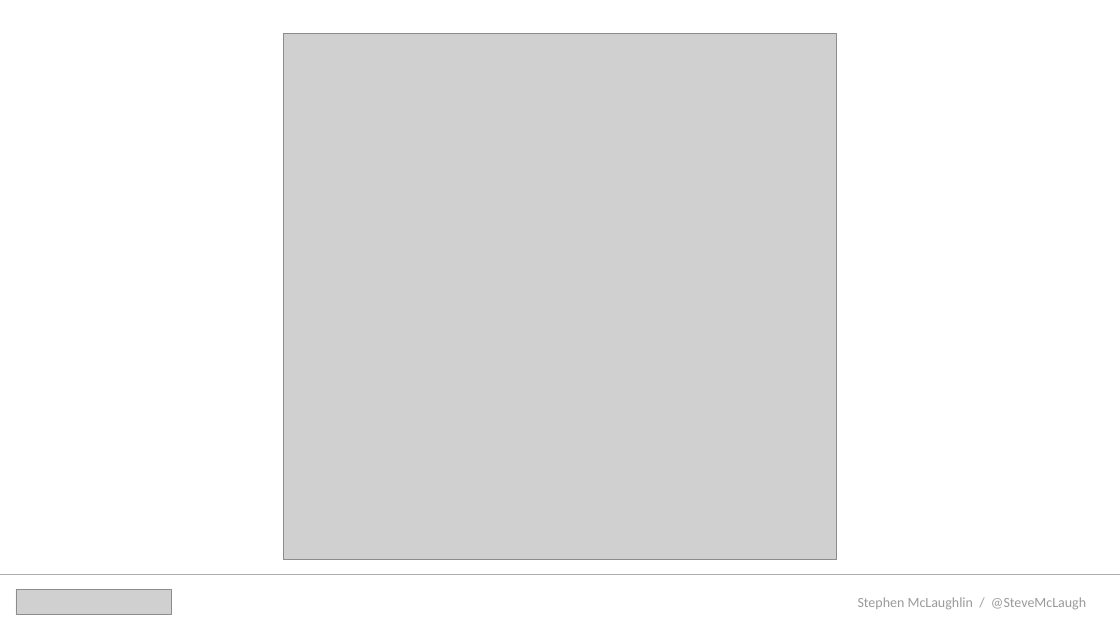
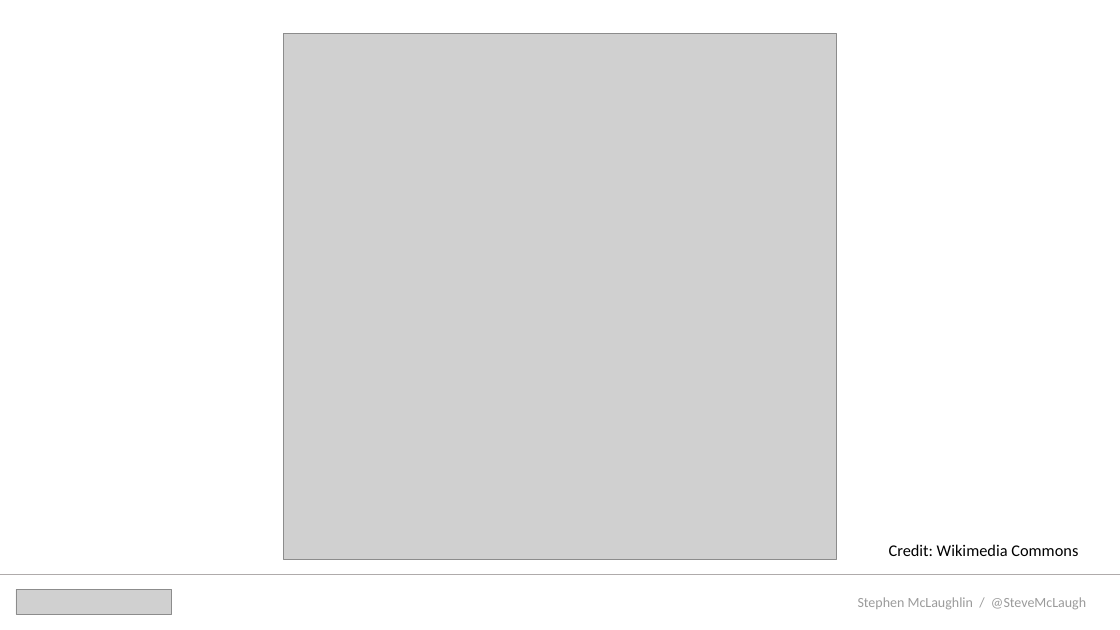
Before and after one commit to stevemclaugh/HILT-Audio-ML, a slide deck: slide 20 of Slides/Day_1.pptx (slide 17 before the commit). Drawn at 1120x630 pixels with LibreOffice and Linux fonts; fonts in the diff are those of the drawing; grey boxes stand for pictures. Boxes give left, top, right and bottom in pixels: in the first picture for what was removed or moved away, otherwise in the second. Text is boxed around its words. In the diff, an @@ line names an element or a change of style, - is before the commit and + after.

```diff
--- a/Slides/Day_1.pptx
+++ b/Slides/Day_1.pptx
@@ text added at <box>889,544,1078,556</box>, 14 pt, text #000000 @@
+Credit: Wikimedia Commons
```
Also in this commit, not shown: 3 other slides changed, 2 slides added.
